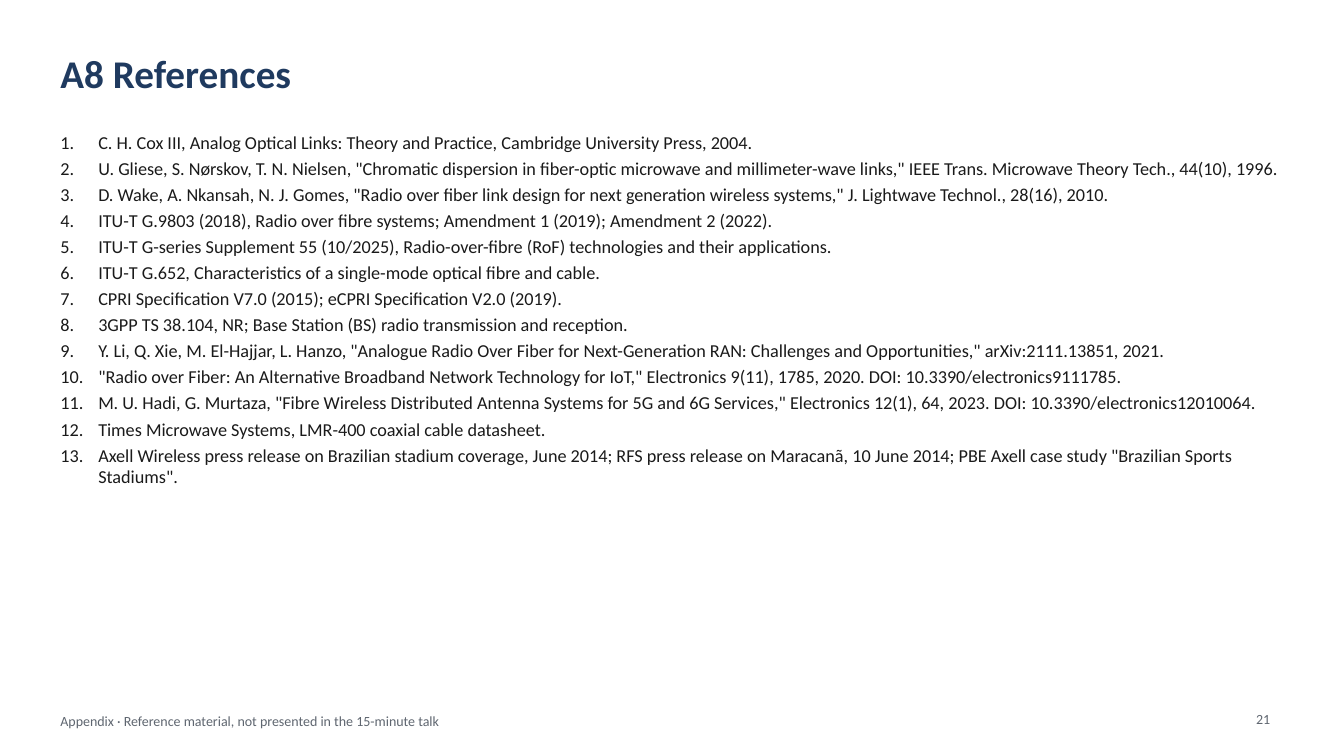
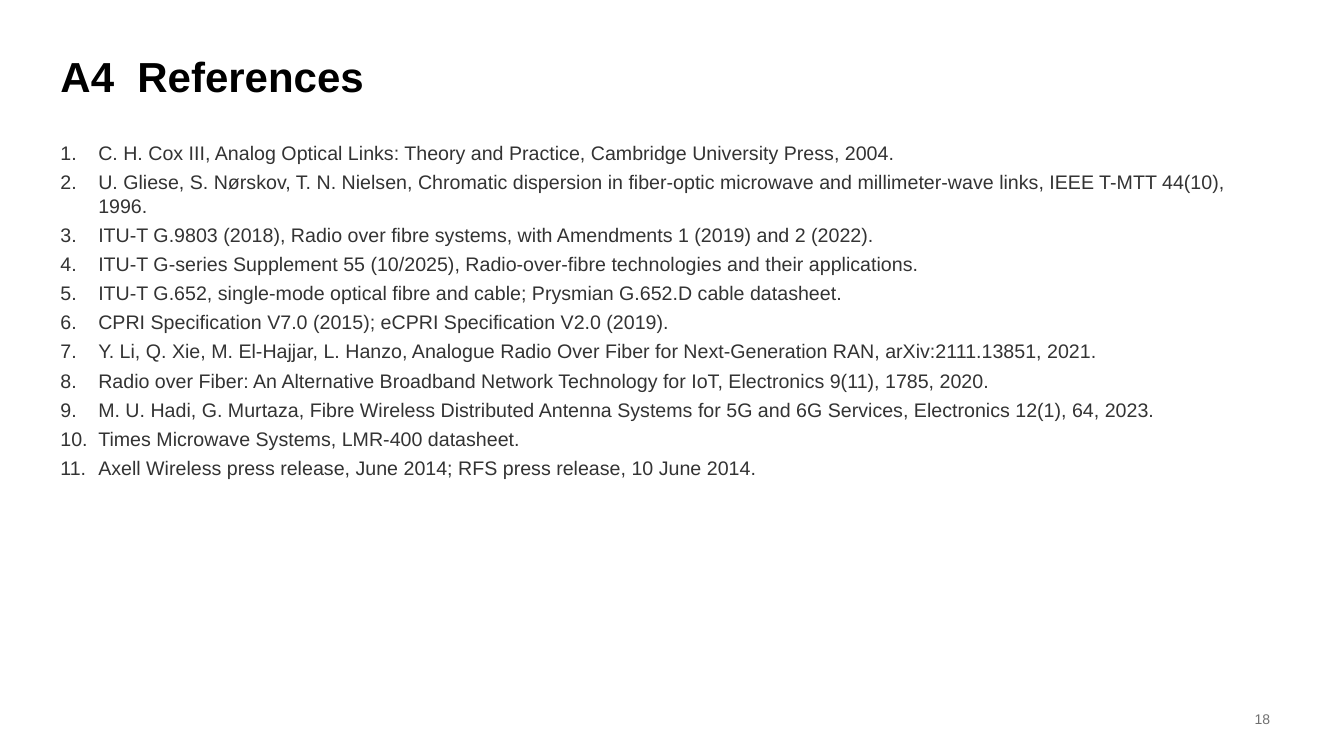
Before and after one commit to JehadMajed/AboOmar12, a slide deck: slide 18 of RoF_review/RoF_Technical_Review.pptx (slide 21 before the commit). Drawn at 1344x756 pixels with LibreOffice and Linux fonts; fonts in the diff are those of the drawing. Boxes give left, top, right and bottom in pixels: in the first picture for what was removed or moved away, otherwise in the second. Text is boxed around its words. In the diff, an @@ line names an element or a change of style, - is before the commit and + after.

```diff
--- a/RoF_review/RoF_Technical_Review.pptx
+++ b/RoF_review/RoF_Technical_Review.pptx
@@ title at box(60, 61, 363, 93): text changed; size 28 to 30 pt; font Calibri to Arial; text colour #1F3A5F to #000000 @@
-A8 References
+A4 References
@@ text "C. H. Cox III, Analog ...": place and size @@
-text "C. H. Cox III, Analog ..." at box(98, 136, 1277, 483)
+text "C. H. Cox III, Analog ..." at box(98, 145, 1224, 479)
@@ text at box(98, 145, 894, 333): size 13 to 14 pt, font Calibri to Arial, text colour #1A1A1A to #333333 in "C. H. Cox III, Analog Optical Links: ...", "CPRI Specification V7.0 (2015); eCPRI Specification V2.0 ..."; more space between paragraphs @@
@@ text at box(98, 174, 1224, 304): text changed; size 13 to 14 pt; font Calibri to Arial; text colour #1A1A1A to #333333 @@
-2. U. Gliese, S. Nørskov, T. N. Nielsen, "Chromatic dispersion in fiber-optic microwave and millimeter-wave links," IEEE Trans. Microwave Theory Tech., 44(10), 1996.
-3. D. Wake, A. Nkansah, N. J. Gomes, "Radio over fiber link design for next generation wireless systems," J. Lightwave Technol., 28(16), 2010.
-4. ITU-T G.9803 (2018), Radio over fibre systems; Amendment 1 (2019); Amendment 2 (2022).
-5. ITU-T G-series Supplement 55 (10/2025), Radio-over-fibre (RoF) technologies and their applications.
-6. ITU-T G.652, Characteristics of a single-mode optical fibre and cable.
+2. U. Gliese, S. Nørskov, T. N. Nielsen, Chromatic dispersion in fiber-optic microwave and millimeter-wave links, IEEE T-MTT 44(10), 1996.
+3. ITU-T G.9803 (2018), Radio over fibre systems, with Amendments 1 (2019) and 2 (2022).
+4. ITU-T G-series Supplement 55 (10/2025), Radio-over-fibre technologies and their applications.
+5. ITU-T G.652, single-mode optical fibre and cable; Prysmian G.652.D cable datasheet.
@@ text at box(98, 343, 1154, 479): text changed; size 13 to 14 pt; font Calibri to Arial; text colour #1A1A1A to #333333 @@
-8. 3GPP TS 38.104, NR; Base Station (BS) radio transmission and reception.
-9. Y. Li, Q. Xie, M. El-Hajjar, L. Hanzo, "Analogue Radio Over Fiber for Next-Generation RAN: Challenges and Opportunities," arXiv:2111.13851, 2021.
-10. "Radio over Fiber: An Alternative Broadband Network Technology for IoT," Electronics 9(11), 1785, 2020. DOI: 10.3390/electronics9111785.
-11. M. U. Hadi, G. Murtaza, "Fibre Wireless Distributed Antenna Systems for 5G and 6G Services," Electronics 12(1), 64, 2023. DOI: 10.3390/electronics12010064.
-12. Times Microwave Systems, LMR-400 coaxial cable datasheet.
-13. Axell Wireless press release on Brazilian stadium coverage, June 2014; RFS press release on Maracanã, 10 June 2014; PBE Axell case study "Brazilian Sports Stadiums".
+7. Y. Li, Q. Xie, M. El-Hajjar, L. Hanzo, Analogue Radio Over Fiber for Next-Generation RAN, arXiv:2111.13851, 2021.
+8. Radio over Fiber: An Alternative Broadband Network Technology for IoT, Electronics 9(11), 1785, 2020.
+9. M. U. Hadi, G. Murtaza, Fibre Wireless Distributed Antenna Systems for 5G and 6G Services, Electronics 12(1), 64, 2023.
+10. Times Microwave Systems, LMR-400 datasheet.
+11. Axell Wireless press release, June 2014; RFS press release, 10 June 2014.
@@ text removed at box(60, 716, 439, 729) @@
-Appendix · Reference material, not presented in the 15-minute talk
@@ page number added at box(1255, 714, 1271, 724), 10 pt, text #707070 @@
+18
@@ page number removed at box(1256, 715, 1270, 724) @@
-21
```
Also in this commit, not shown: 2 other slides changed, 15 slides added, 18 slides removed, 20 other files.
